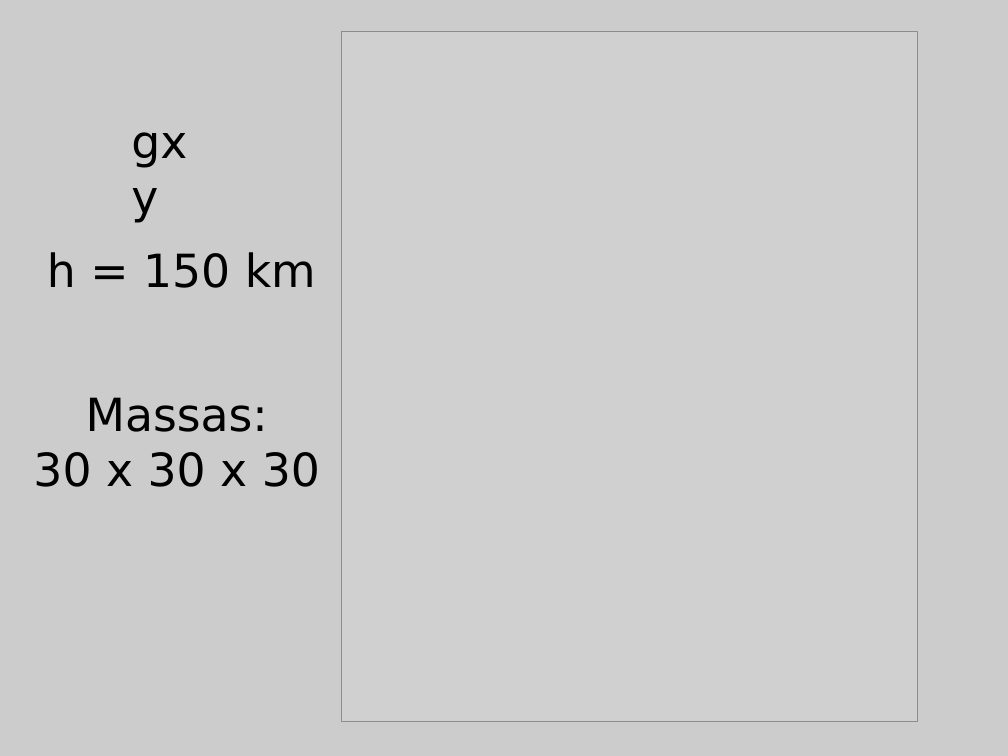
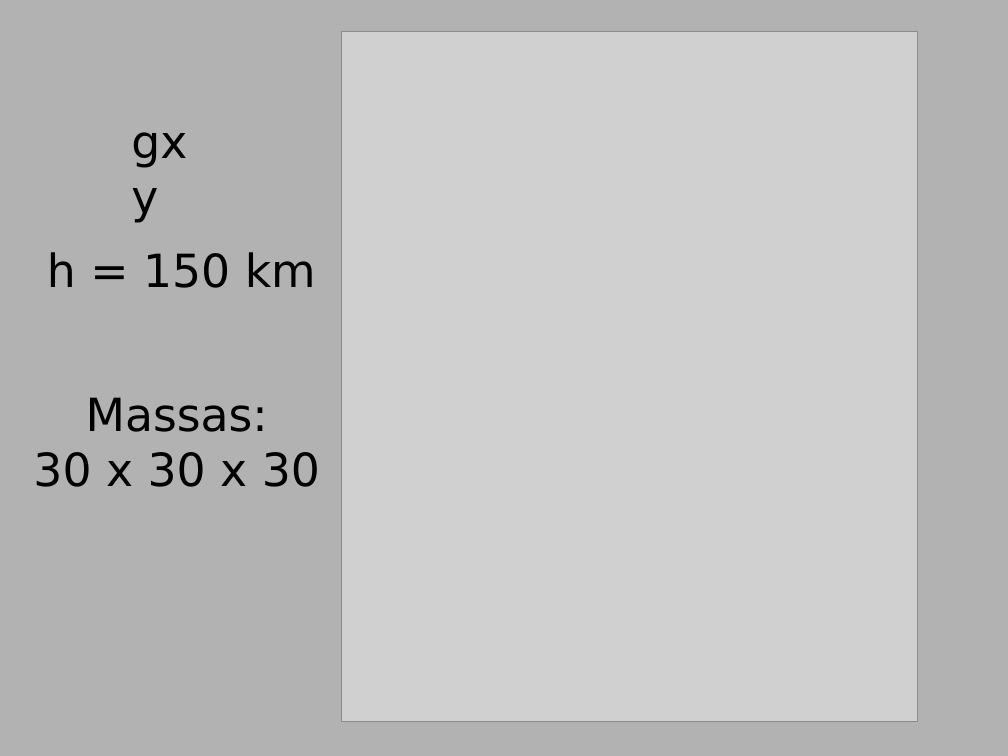
Before and after one commit to leouieda/seminario-on-2014, a slide deck: slide 10 of slides.odp (slide 9 before the commit). Drawn at 1008x756 pixels with LibreOffice and Linux fonts; fonts in the diff are those of the drawing; grey boxes stand for pictures. Boxes give left, top, right and bottom in pixels: in the first picture for what was removed or moved away, otherwise in the second. Text is boxed around its words. In the diff, an @@ line names an element or a change of style, - is before the commit and + after.

```diff
--- a/slides.odp
+++ b/slides.odp
@@ background #CCCCCC to #B2B2B2 @@
```
Also in this commit, not shown: 6 other slides changed, 25 slides added, 1 slide removed, 1 other file.
